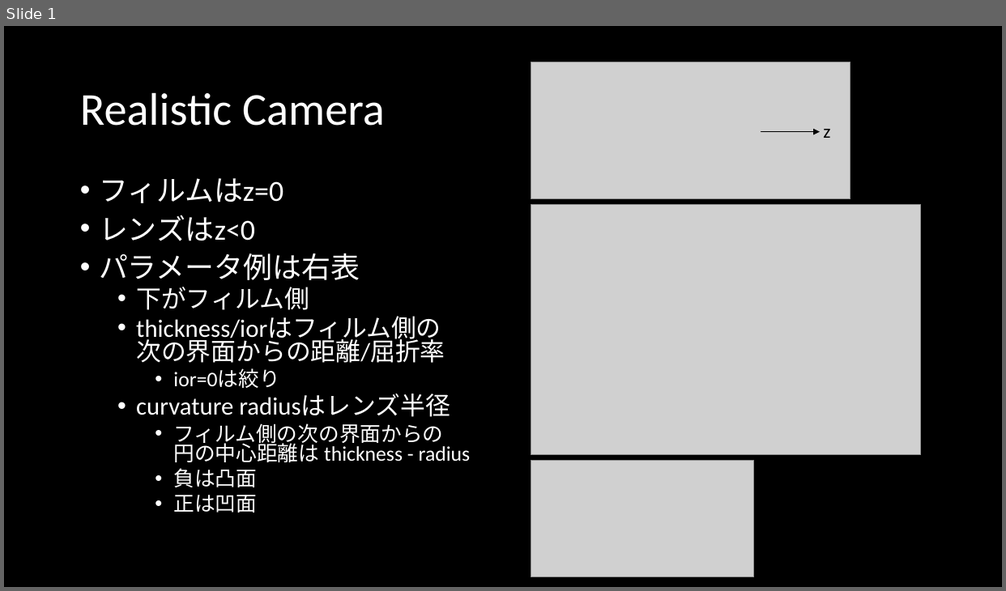
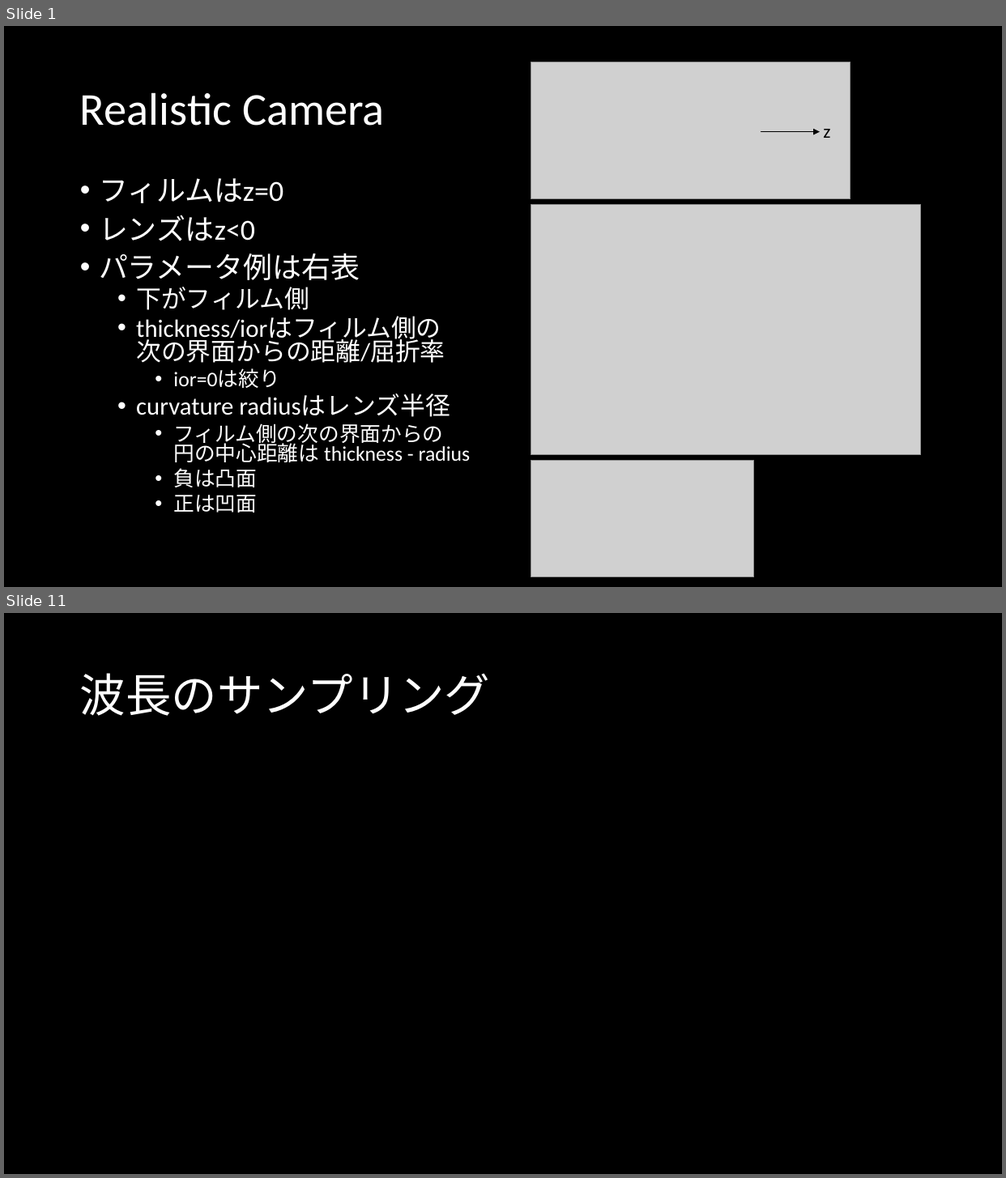
Before and after one commit to s141044/private, a slide deck: memo/Realistic Camera.pptx. Shown one above the other, each under a label of ours: slide 1 before the commit, slides 1 and 11 after it; the slides between them are not shown. The pictures are 1006x591 and 1006x1178 pixels, drawn with LibreOffice and Linux fonts; fonts in the diff are those of the drawing; grey boxes stand for pictures. Boxes give left, top, right and bottom in pixels: in the first picture for what was removed or moved away, otherwise in the second. Text is boxed around its words. In the diff, an @@ line names an element or a change of style, - is before the commit and + after.

Commit message:
波長サンプリングの改善

```diff
--- a/memo/Realistic Camera.pptx
+++ b/memo/Realistic Camera.pptx
@@ slide 11 added at [4,613,1002,1174], background #000000 @@
@@ title added at [80,673,490,716], 44 pt, text #FFFFFF @@
+波長のサンプリング
```
Also in this commit, not shown: 2 slides changed, 7 other slides added, 9 other files.
